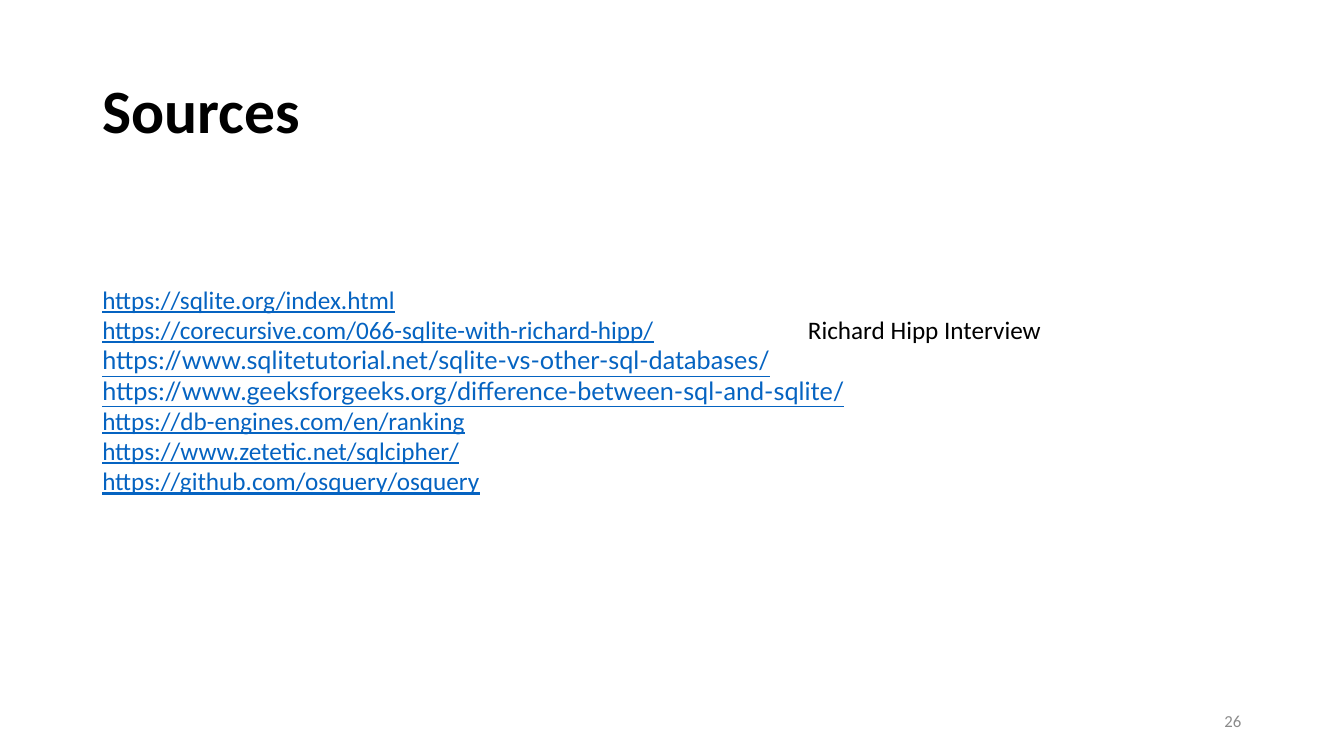
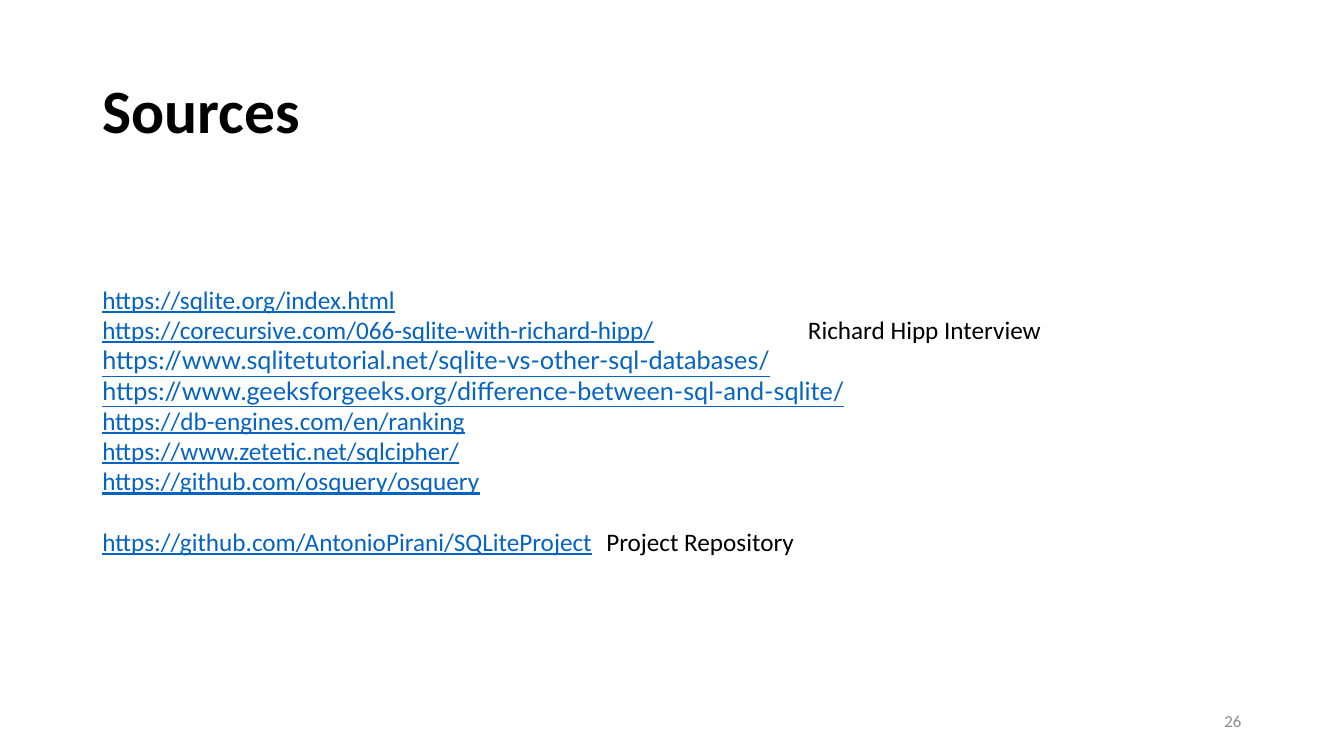
Before and after one commit to AntonioPirani/SQLiteProject, a slide deck: slide 26 of Presentation.pptx. Drawn at 1344x756 pixels with LibreOffice and Linux fonts; fonts in the diff are those of the drawing. Boxes give left, top, right and bottom in pixels: in the first picture for what was removed or moved away, otherwise in the second. Text is boxed around its words. In the diff, an @@ line names an element or a change of style, - is before the commit and + after.

```diff
--- a/Presentation.pptx
+++ b/Presentation.pptx
@@ text at bbox=[102, 533, 794, 556]: paragraph added @@
+https://github.com/AntonioPirani/SQLiteProject Project Repository
```
Also in this commit, not shown: 3 other slides changed.
